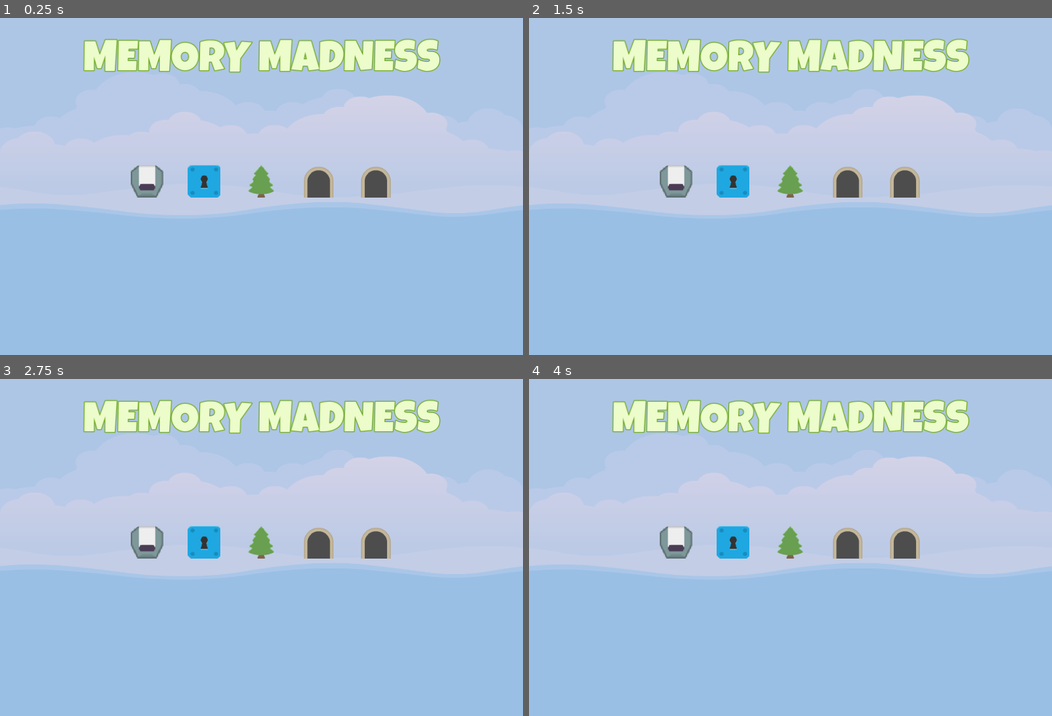
Above: before the commit, frames 1-4 (two rows, left to right).
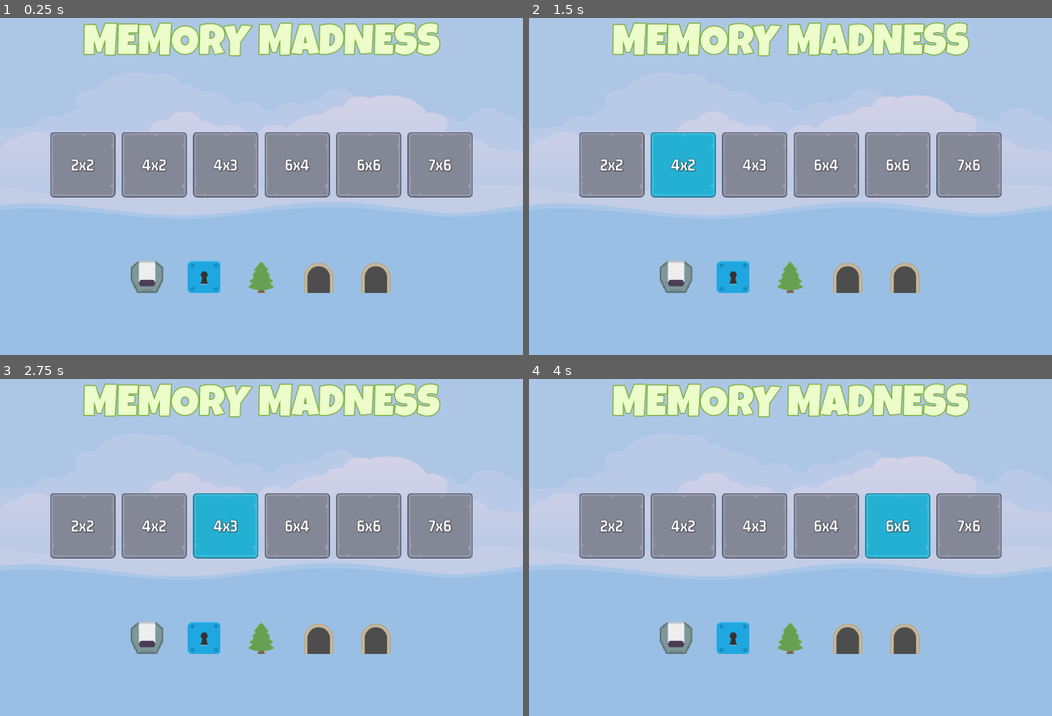
Above: after the commit, the same moments.

Repository: DMAlexander/MemoryMadness
Game: Godot game, scene res://scenes/master/master.tscn
Same seed, same stepped clock (60 frames per second), same inputs: the game is played once before the commit and once after it.
Inputs (mouse positions are in pixels of both pictures, inside the frame that each line leads up to):
- Up to frame 1 (0.25 s): no input
- Up to frame 2 (1.5 s): click (612, 166) at 0.5 s, where only the run after the commit has a clickable "2x2"; click (680, 166) at 1.25 s, where only the run after the commit has a clickable "4x2"
- Up to frame 3 (2.75 s): click (224, 527) at 2 s, where only the run after the commit has a clickable "4x3"
- Up to frame 4 (4 s): click (827, 527) at 2.75 s, where only the run after the commit has a clickable "6x4"; click (900, 527) at 3.5 s, where only the run after the commit has a clickable "6x6"

The runs differ from the first frame. In frame 1, 24% of the frame differs, in the area x 9-91%, y 1-82%; in frame 2, 24%; in frame 3, 24%; in frame 4, 24%.

Commit message:
Level Button

Diff:
--- /dev/null
+++ b/scenes/level_button/level_button.gd
@@ -0,0 +1,19 @@
+extends TextureButton
+
+
+@export var level_number: int = 1
+
+@onready var label: Label = $Label
+
+# Called when the node enters the scene tree for the first time.
+func _ready() -> void:
+	var ldata: LevelData = GameManager.get_level(level_number)
+	label.text = "%dx%d" % [
+		ldata.get_cols(),
+		ldata.get_rows()
+	]
+
+
+# Called every frame. 'delta' is the elapsed time since the previous frame.
+func _process(delta: float) -> void:
+	pass
--- /dev/null
+++ b/scenes/level_button/level_button.tscn
@@ -0,0 +1,36 @@
+[gd_scene load_steps=6 format=3 uid="uid://dvaj6fe4cr56d"]
+
+[ext_resource type="Texture2D" uid="uid://qh0ekkmh4gqa" path="res://assets/ui/level_select_frame_128.png" id="1_cfvtq"]
+[ext_resource type="Texture2D" uid="uid://d2bit7y2oo328" path="res://assets/ui/level_select_frame_select_128.png" id="2_jed07"]
+[ext_resource type="Texture2D" uid="uid://clayr70r4uff6" path="res://assets/ui/level_select_frame_hover_128.png" id="3_mcr5c"]
+[ext_resource type="LabelSettings" uid="uid://bb630qrhxr0ef" path="res://assets/GM_32_White.tres" id="4_335uh"]
+[ext_resource type="Script" path="res://scenes/level_button/level_button.gd" id="4_yaoes"]
+
+[node name="LevelButton" type="TextureButton"]
+anchors_preset = 8
+anchor_left = 0.5
+anchor_top = 0.5
+anchor_right = 0.5
+anchor_bottom = 0.5
+offset_left = -20.0
+offset_top = -20.0
+offset_right = 20.0
+offset_bottom = 20.0
+grow_horizontal = 2
+grow_vertical = 2
+texture_normal = ExtResource("1_cfvtq")
+texture_pressed = ExtResource("2_jed07")
+texture_hover = ExtResource("3_mcr5c")
+script = ExtResource("4_yaoes")
+
+[node name="Label" type="Label" parent="."]
+layout_mode = 1
+anchors_preset = 15
+anchor_right = 1.0
+anchor_bottom = 1.0
+grow_horizontal = 2
+grow_vertical = 2
+text = "2x2"
+label_settings = ExtResource("4_335uh")
+horizontal_alignment = 1
+vertical_alignment = 1
--- a/scenes/main/main.tscn
+++ b/scenes/main/main.tscn
@@ -1,6 +1,7 @@
-[gd_scene load_steps=3 format=3 uid="uid://c5dsvub1gs0ml"]
+[gd_scene load_steps=4 format=3 uid="uid://c5dsvub1gs0ml"]
 
 [ext_resource type="LabelSettings" uid="uid://bb475bkqlpx44" path="res://assets/LG_84_Green.tres" id="1_y3ao0"]
+[ext_resource type="PackedScene" uid="uid://dvaj6fe4cr56d" path="res://scenes/level_button/level_button.tscn" id="2_dpw0c"]
 [ext_resource type="PackedScene" uid="uid://tmdj1alt0r3p" path="res://scenes/front_sprite/front_sprite.tscn" id="2_ga6tl"]
 
 [node name="Main" type="Control"]
@@ -46,22 +47,30 @@
 [node name="HBLevels" type="HBoxContainer" parent="ColorRect/VBoxContainer"]
 layout_mode = 2
 size_flags_horizontal = 4
-theme_override_constants/separation = 48
+theme_override_constants/separation = 12
 
-[node name="FrontSprite" parent="ColorRect/VBoxContainer/HBLevels" instance=ExtResource("2_ga6tl")]
+[node name="LevelButton" parent="ColorRect/VBoxContainer/HBLevels" instance=ExtResource("2_dpw0c")]
 layout_mode = 2
 
-[node name="FrontSprite2" parent="ColorRect/VBoxContainer/HBLevels" instance=ExtResource("2_ga6tl")]
+[node name="LevelButton2" parent="ColorRect/VBoxContainer/HBLevels" instance=ExtResource("2_dpw0c")]
 layout_mode = 2
+level_number = 2
 
-[node name="FrontSprite3" parent="ColorRect/VBoxContainer/HBLevels" instance=ExtResource("2_ga6tl")]
+[node name="LevelButton3" parent="ColorRect/VBoxContainer/HBLevels" instance=ExtResource("2_dpw0c")]
 layout_mode = 2
+level_number = 3
 
-[node name="FrontSprite4" parent="ColorRect/VBoxContainer/HBLevels" instance=ExtResource("2_ga6tl")]
+[node name="LevelButton4" parent="ColorRect/VBoxContainer/HBLevels" instance=ExtResource("2_dpw0c")]
 layout_mode = 2
+level_number = 4
 
-[node name="FrontSprite5" parent="ColorRect/VBoxContainer/HBLevels" instance=ExtResource("2_ga6tl")]
+[node name="LevelButton5" parent="ColorRect/VBoxContainer/HBLevels" instance=ExtResource("2_dpw0c")]
 layout_mode = 2
+level_number = 5
+
+[node name="LevelButton6" parent="ColorRect/VBoxContainer/HBLevels" instance=ExtResource("2_dpw0c")]
+layout_mode = 2
+level_number = 6
 
 [node name="Spacer4" type="Control" parent="ColorRect/VBoxContainer"]
 layout_mode = 2
@@ -70,6 +79,22 @@
 [node name="HBSprites" type="HBoxContainer" parent="ColorRect/VBoxContainer"]
 layout_mode = 2
 size_flags_horizontal = 4
+theme_override_constants/separation = 48
+
+[node name="FrontSprite" parent="ColorRect/VBoxContainer/HBSprites" instance=ExtResource("2_ga6tl")]
+layout_mode = 2
+
+[node name="FrontSprite2" parent="ColorRect/VBoxContainer/HBSprites" instance=ExtResource("2_ga6tl")]
+layout_mode = 2
+
+[node name="FrontSprite3" parent="ColorRect/VBoxContainer/HBSprites" instance=ExtResource("2_ga6tl")]
+layout_mode = 2
+
+[node name="FrontSprite4" parent="ColorRect/VBoxContainer/HBSprites" instance=ExtResource("2_ga6tl")]
+layout_mode = 2
+
+[node name="FrontSprite5" parent="ColorRect/VBoxContainer/HBSprites" instance=ExtResource("2_ga6tl")]
+layout_mode = 2
 
 [node name="Spacer" type="Control" parent="ColorRect/VBoxContainer"]
 layout_mode = 2
--- a/singletons/game_manager.gd
+++ b/singletons/game_manager.gd
@@ -3,7 +3,7 @@
 
 var _levels: Dictionary = {
 	1: LevelData.new(1, 2, 2),
-	2: LevelData.new(2, 3, 4),
+	2: LevelData.new(2, 2, 4),
 	3: LevelData.new(3, 3, 4),
 	4: LevelData.new(4, 4, 6),
 	5: LevelData.new(5, 6, 6),
